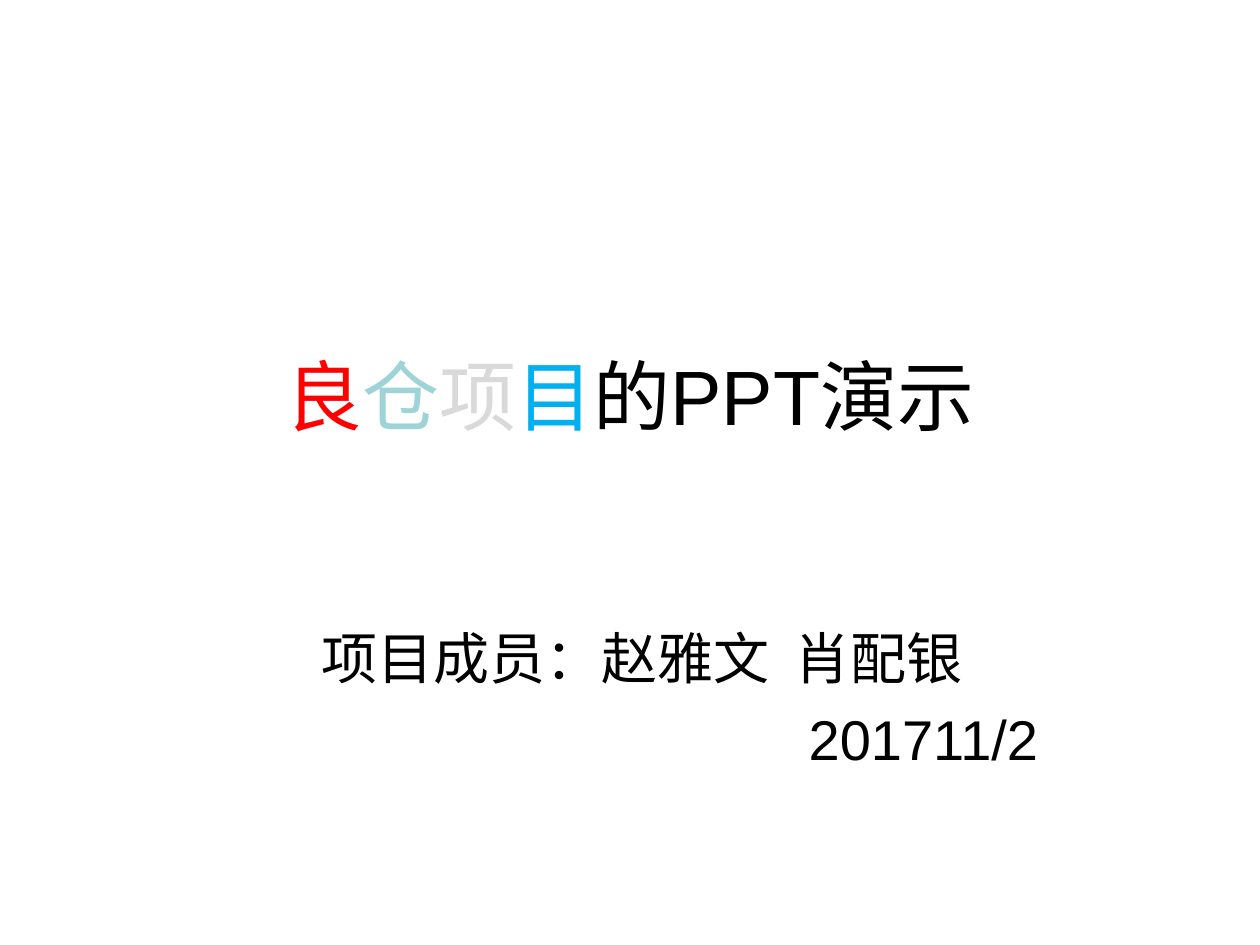
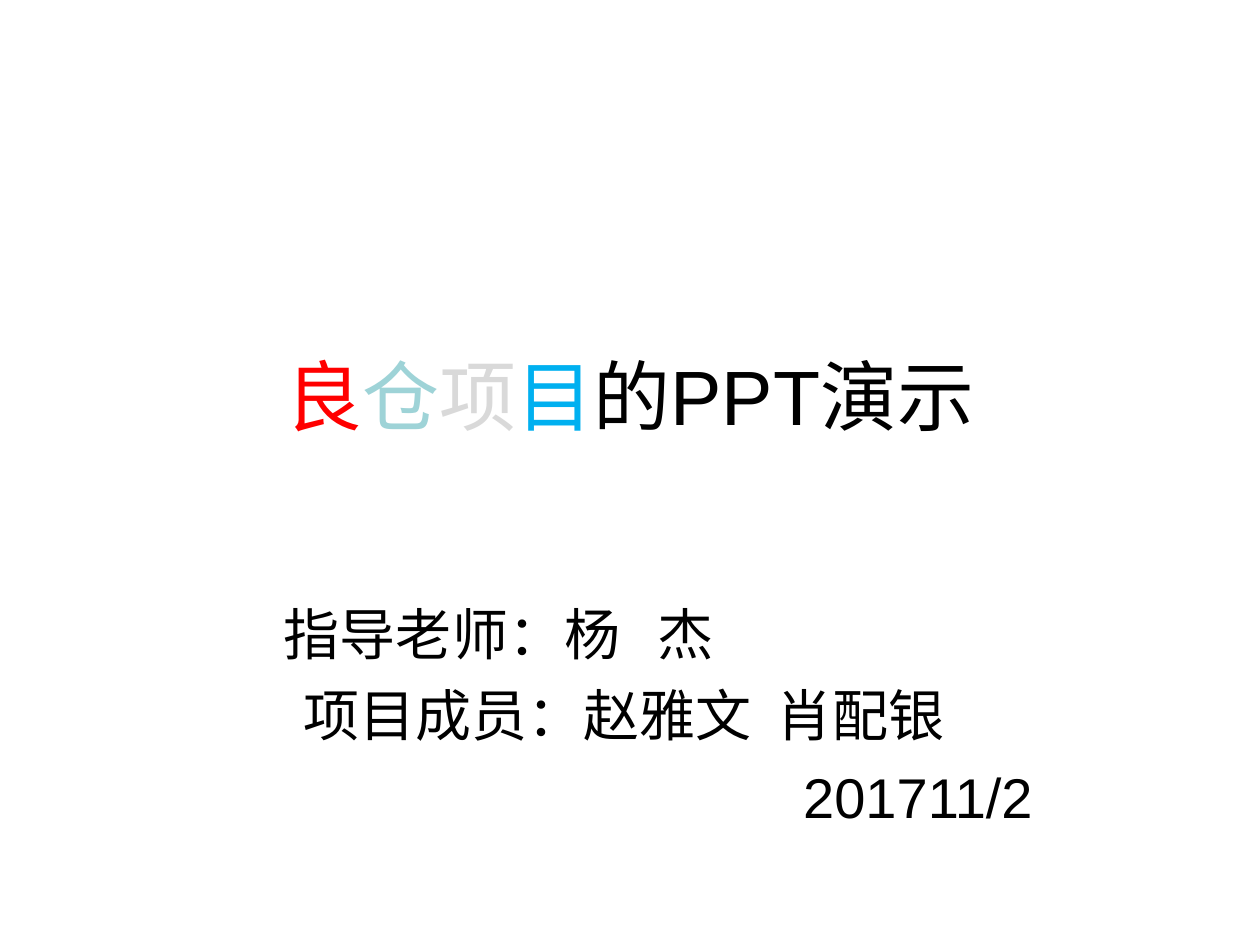
Before and after one commit to xiaopeiyin/cs-xiaopeiyin1028, a slide deck: slide 1 of 新建 Microsoft PowerPoint 97-2003 演示文稿(1).ppt. Drawn at 1260x945 pixels with LibreOffice and Linux fonts; fonts in the diff are those of the drawing. Boxes give left, top, right and bottom in pixels: in the first picture for what was removed or moved away, otherwise in the second. Text is boxed around its words. In the diff, an @@ line names an element or a change of style, - is before the commit and + after.

```diff
--- a/新建 Microsoft PowerPoint 97-2003 演示文稿(1).ppt
+++ b/新建 Microsoft PowerPoint 97-2003 演示文稿(1).ppt
@@ subtitle "指导老师：杨 杰" moved from (x1=322, y1=631, x2=1038, y2=761) to (x1=284, y1=608, x2=1032, y2=819) @@
@@ subtitle at (x1=284, y1=608, x2=714, y2=660): paragraph added @@
+指导老师：杨 杰
```
Also in this commit, not shown: 3 other files.
